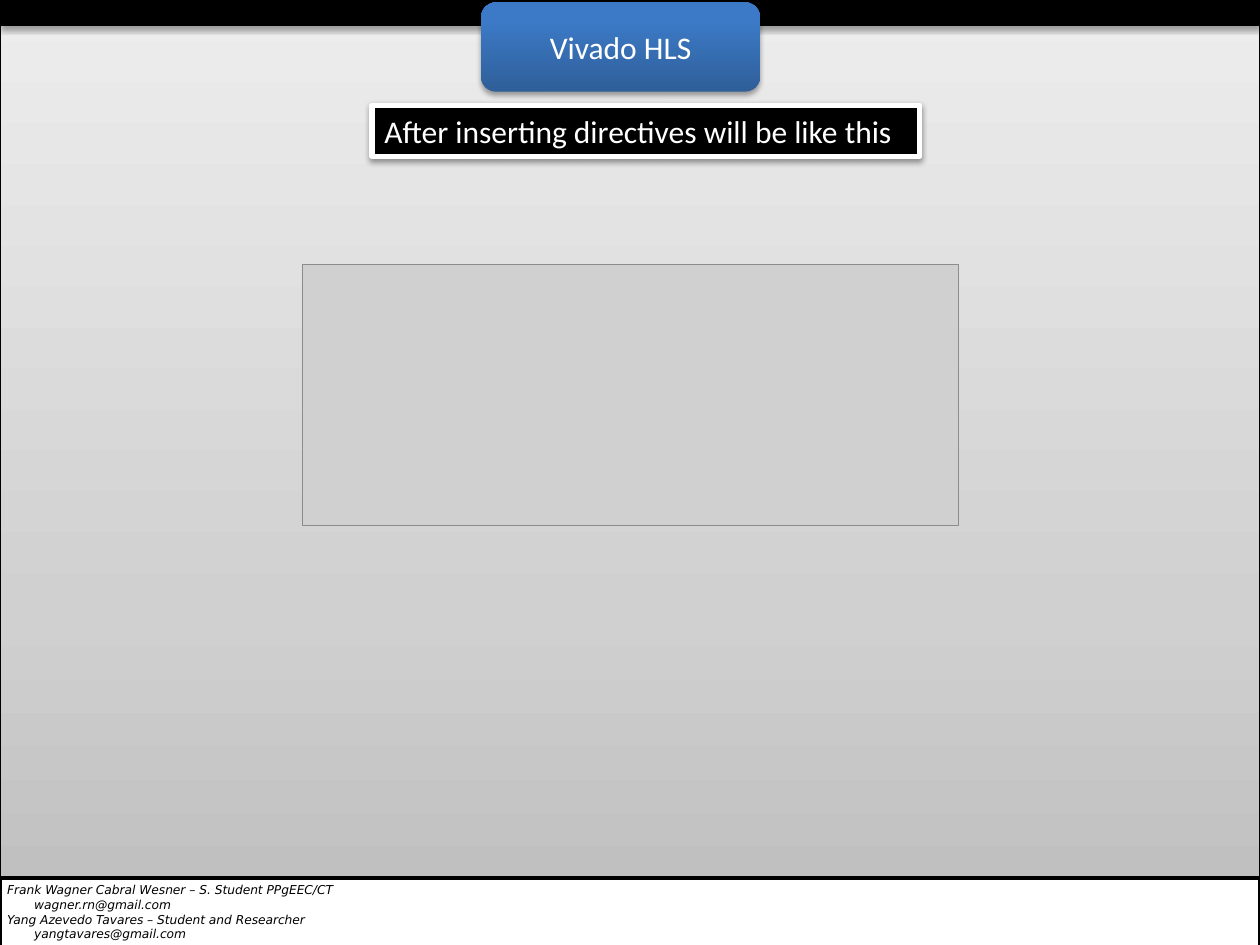
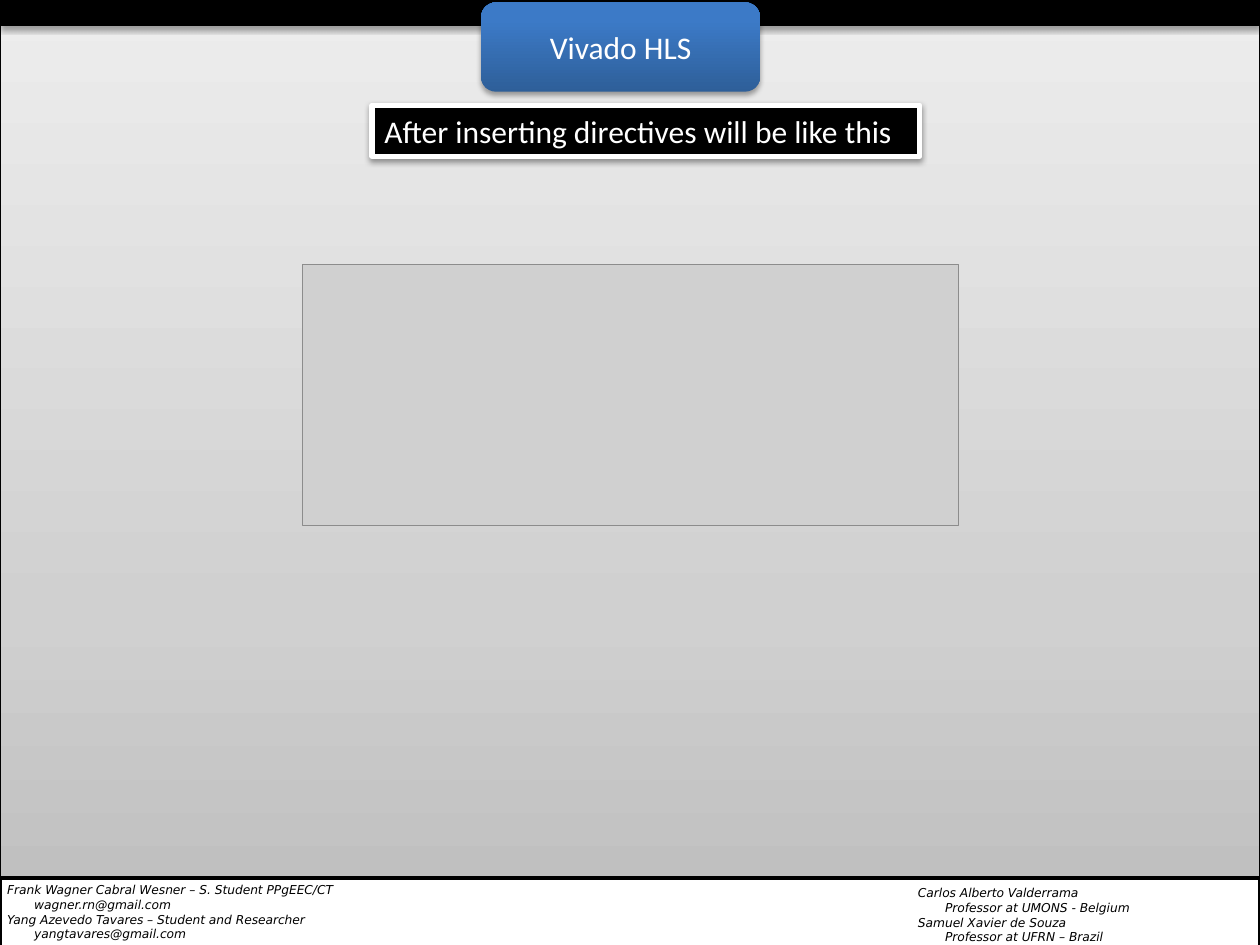
Before and after one commit to wagnerrn/pynq-primenumber, a slide deck: slide 17 of misc/primenumber.pptx (slide 15 before the commit). Drawn at 1260x945 pixels with LibreOffice and Linux fonts; fonts in the diff are those of the drawing; grey boxes stand for pictures; background and template pictures are left out. Boxes give left, top, right and bottom in pixels: in the first picture for what was removed or moved away, otherwise in the second. Text is boxed around its words. In the diff, an @@ line names an element or a change of style, - is before the commit and + after.

```diff
--- a/misc/primenumber.pptx
+++ b/misc/primenumber.pptx
@@ text added at (918, 887, 1130, 941), 7 pt, text #000000, italic @@
+Carlos Alberto Valderrama
+Professor at UMONS - Belgium
+Samuel Xavier de Souza
+Professor at UFRN – Brazil
```
Also in this commit, not shown: 33 other slides changed, 3 slides added, 1 slide removed, 1 other file.
